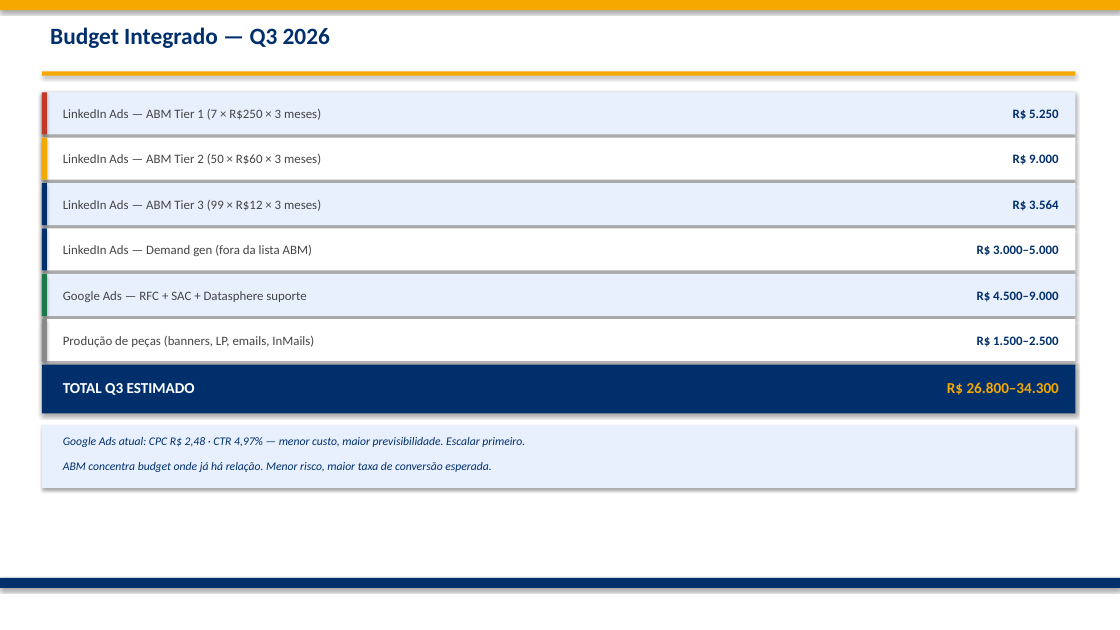
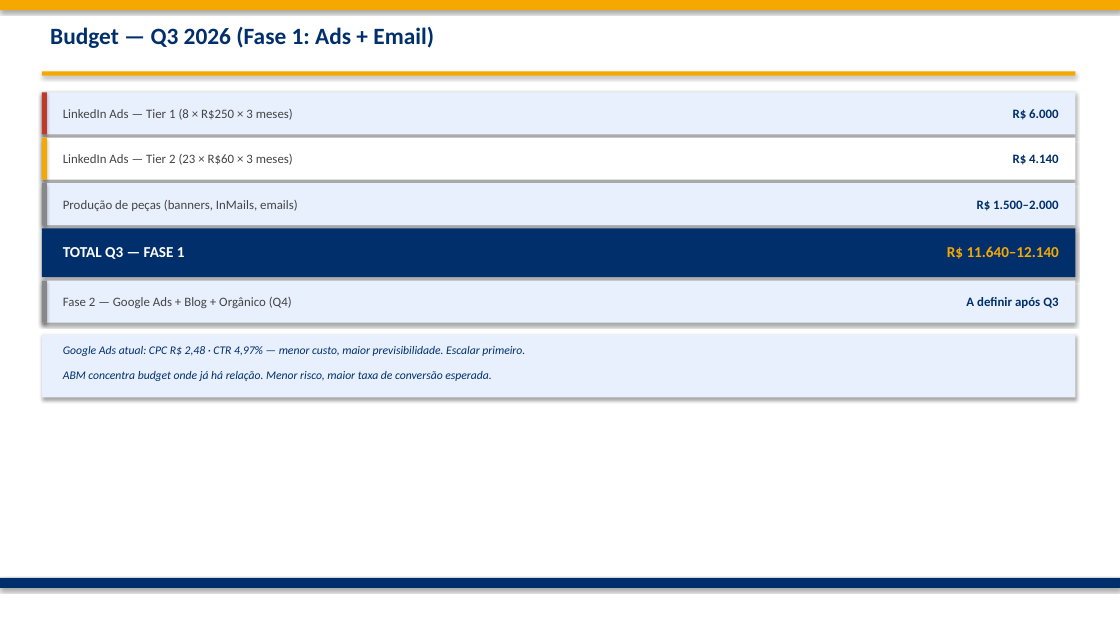
Before and after one commit to frsant96-gif/marketing-agents, a slide deck: slide 8 of marketing/campanhas/fabrica-de-analytics-q3-2026/Fabrica_Analytics_ABM_Q3_2026.pptx. Drawn at 1120x630 pixels with LibreOffice and Linux fonts; fonts in the diff are those of the drawing. Boxes give left, top, right and bottom in pixels: in the first picture for what was removed or moved away, otherwise in the second. Text is boxed around its words. In the diff, an @@ line names an element or a change of style, - is before the commit and + after.

```diff
--- a/marketing/campanhas/fabrica-de-analytics-q3-2026/Fabrica_Analytics_ABM_Q3_2026.pptx
+++ b/marketing/campanhas/fabrica-de-analytics-q3-2026/Fabrica_Analytics_ABM_Q3_2026.pptx
@@ text at (50,27,434,48): text changed @@
-Budget Integrado — Q3 2026
+Budget — Q3 2026 (Fase 1: Ads + Email)
@@ text at (63,109,293,120): text changed @@
-LinkedIn Ads — ABM Tier 1 (7 × R$250 × 3 meses)
+LinkedIn Ads — Tier 1 (8 × R$250 × 3 meses)
@@ text at (1013,109,1058,120): text changed @@
-R$ 5.250
+R$ 6.000
@@ text at (63,154,293,165): text changed @@
-LinkedIn Ads — ABM Tier 2 (50 × R$60 × 3 meses)
+LinkedIn Ads — Tier 2 (23 × R$60 × 3 meses)
@@ text at (1013,154,1058,165): text changed @@
-R$ 9.000
+R$ 4.140
@@ rectangle at (42,183,47,225): fill #002F6C to #888888 @@
@@ text at (63,200,298,211): text changed @@
-LinkedIn Ads — ABM Tier 3 (99 × R$12 × 3 meses)
+Produção de peças (banners, InMails, emails)
@@ text at (977,200,1058,211): text changed @@
-R$ 3.564
+R$ 1.500–2.000
@@ rectangle: place and size @@
-rectangle at (42,229,1075,271)
+rectangle at (42,229,1075,277)
@@ rectangle at (42,229,1075,277): fill #FFFFFF to #002F6C @@
@@ rectangle removed at (42,229,47,271) @@
@@ text at (63,247,185,259): text changed; size 11 to 13 pt; text colour #444444 to #FFFFFF; bold on @@
-LinkedIn Ads — Demand gen (fora da lista ABM)
+TOTAL Q3 — FASE 1
@@ text at (947,246,1059,259): text changed; size 11 to 13 pt; text colour #002F6C to #F5A800 @@
-R$ 3.000–5.000
+R$ 11.640–12.140
@@ rectangle: place and size @@
-rectangle at (42,274,1075,316)
+rectangle at (42,281,1075,323)
@@ rectangle: place and size @@
-rectangle at (42,319,47,361)
+rectangle at (42,281,47,323)
@@ rectangle removed at (42,274,47,316) @@
@@ text at (63,297,292,308): text changed @@
-Google Ads — RFC + SAC + Datasphere suporte
+Fase 2 — Google Ads + Blog + Orgânico (Q4)
@@ text added at (966,297,1058,308), 11 pt, text #002F6C, bold @@
+A definir após Q3
@@ text removed at (977,291,1058,302) @@
-R$ 4.500–9.000
@@ rectangle removed at (42,319,1075,361) @@
@@ 2 texts, 1 rectangle: place and size @@
-2 texts, 1 rectangle at (42,425,1075,488)
+2 texts, 1 rectangle at (42,334,1075,397)
@@ text removed at (63,336,314,347) @@
-Produção de peças (banners, LP, emails, InMails)
@@ text removed at (977,336,1058,347) @@
-R$ 1.500–2.500
@@ rectangle removed at (42,365,1075,413) @@
@@ text removed at (63,383,195,395) @@
-TOTAL Q3 ESTIMADO
@@ text removed at (947,382,1059,395) @@
-R$ 26.800–34.300
```
Also in this commit, not shown: 4 other slides changed, 3 other files.
